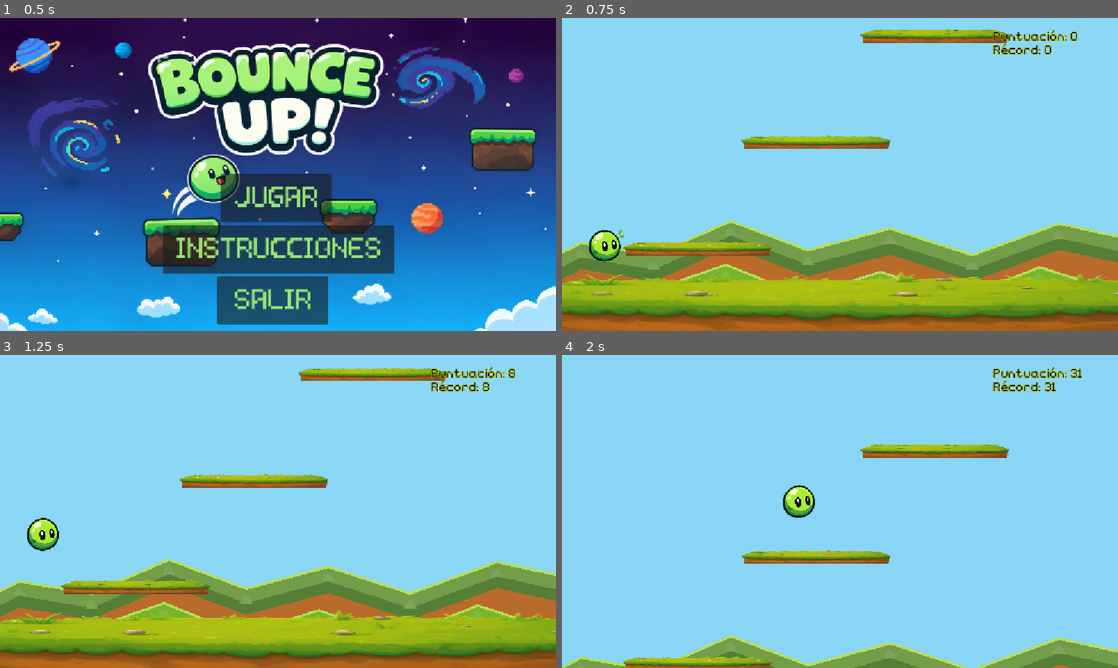
Above: before the commit, frames 1-4 (two rows, left to right).
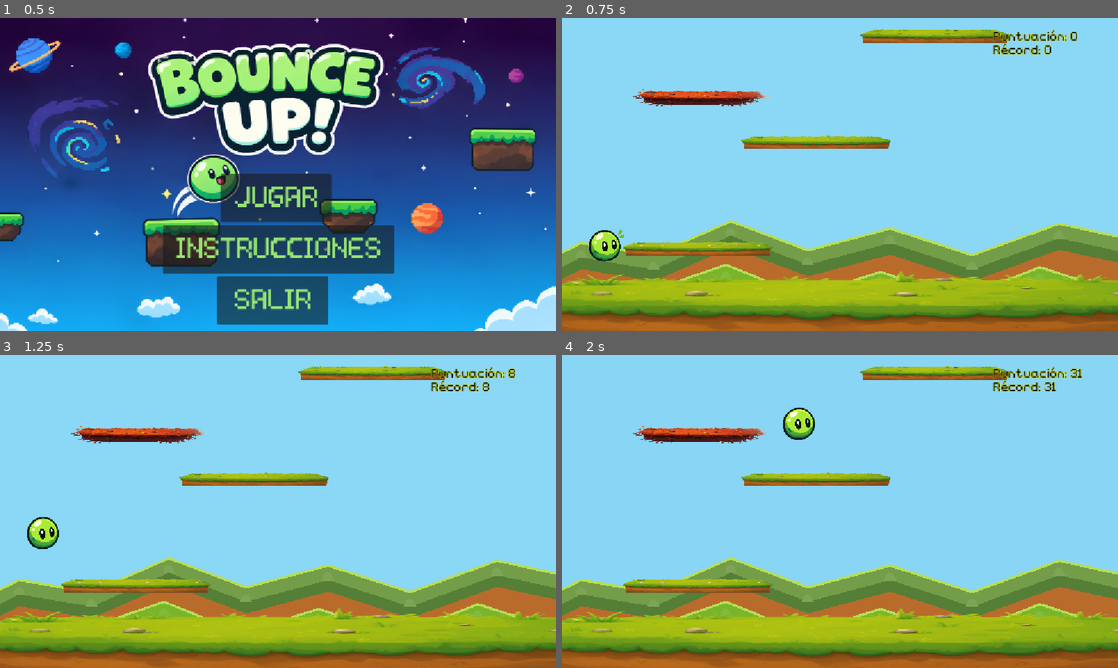
Above: after the commit, the same moments.

Repository: Miranda-511/Bounce-Up-
Game: Godot game, scene res://escenas/menu.tscn
The game is run twice, just before and just after one commit, with the same random seed, the same clock (stepped at 60 frames per second) and the same inputs.
Inputs:
- Up to frame 1 (0.5 s): no input
- Up to frame 2 (0.75 s): click "JUGAR" at 0.5 s
- Up to frame 3 (1.25 s): no input
- Up to frame 4 (2 s): hold Right (ui_right) from 1.28 s (still down)

Frame 1 is identical in both runs. In frame 2, 0.9% of the frame differs, in the area x 12-38%, y 22-29%; in frame 3, 7.5%; in frame 4, 36%, in the area x 0-100%, y 3-100%.

Commit message:
plataformas q desaparencen sin generacion aut

Diff:
--- a/escenas/main.tscn
+++ b/escenas/main.tscn
@@ -4,6 +4,7 @@
 [ext_resource type="PackedScene" uid="uid://bdaevce65k24h" path="res://escenas/background.tscn" id="2_26pgj"]
 [ext_resource type="Script" uid="uid://dqla1yp0keet" path="res://scripts/automaticgenerator.gd" id="3_a8p2b"]
 [ext_resource type="PackedScene" uid="uid://bqijyx2j6xcjs" path="res://escenas/floor.tscn" id="3_dkga6"]
+[ext_resource type="PackedScene" uid="uid://bfvgnttptge2v" path="res://escenas/platform_disappearing.tscn" id="4_o8odp"]
 [ext_resource type="FontFile" uid="uid://c4a6oj1d3qow6" path="res://font/lower-pixel.regular.otf" id="6_a8p2b"]
 [ext_resource type="AudioStream" uid="uid://c847wwhkogxee" path="res://sound/the_mountain-retro-game-593063.mp3" id="10_dg7ii"]
 
@@ -27,6 +28,9 @@
 
 [node name="AutomaticGenerator" type="Node2D" parent="." unique_id=356150963]
 script = ExtResource("3_a8p2b")
+
+[node name="platform_disappearing" parent="." unique_id=547119095 instance=ExtResource("4_o8odp")]
+position = Vector2(-640, -323)
 
 [node name="CanvasLayer" type="CanvasLayer" parent="." unique_id=1286689389]
 
--- /dev/null
+++ b/escenas/platform_disappearing.tscn
@@ -0,0 +1,33 @@
+[gd_scene format=3 uid="uid://bfvgnttptge2v"]
+
+[ext_resource type="Script" uid="uid://suajvieso4qh" path="res://scripts/platform_disappearing.gd" id="1_x6fud"]
+[ext_resource type="Texture2D" uid="uid://feqwaionnvbq" path="res://assets/platform_disappearing.png" id="2_ghllf"]
+
+[sub_resource type="RectangleShape2D" id="RectangleShape2D_eaw6l"]
+size = Vector2(286.9375, 19)
+
+[sub_resource type="RectangleShape2D" id="RectangleShape2D_pv7or"]
+size = Vector2(265, 0.3943367)
+
+[node name="platform_disappearing" type="Node2D" unique_id=547119095]
+script = ExtResource("1_x6fud")
+
+[node name="Sprite2D" type="Sprite2D" parent="." unique_id=1990015952]
+position = Vector2(929.00006, 493.87125)
+scale = Vector2(0.569, 0.16370524)
+texture = ExtResource("2_ghllf")
+
+[node name="StaticBody2D" type="StaticBody2D" parent="." unique_id=1182056072]
+
+[node name="CollisionShape2D" type="CollisionShape2D" parent="StaticBody2D" unique_id=1534437433]
+position = Vector2(929, 493.99997)
+scale = Vector2(0.9208642, 0.9006633)
+shape = SubResource("RectangleShape2D_eaw6l")
+one_way_collision = true
+
+[node name="DetectionArea" type="Area2D" parent="." unique_id=363804157]
+
+[node name="CollisionShape2D" type="CollisionShape2D" parent="DetectionArea" unique_id=874665949]
+position = Vector2(929, 483.4982)
+scale = Vector2(1, 7.598539)
+shape = SubResource("RectangleShape2D_pv7or")
--- a/escenas/player.tscn
+++ b/escenas/player.tscn
@@ -11,7 +11,7 @@
 const JUMP_VELOCITY = -780.0
 const WRAP_MARGIN = 30.0
 
-const CAMERA_SPEED = 1.0
+const CAMERA_SPEED = 0.1
 const CAMERA_TRIGGER = 260.0
 const DEATH_MARGIN = 100.0
 
--- /dev/null
+++ b/scripts/platform_disappearing.gd
@@ -0,0 +1,67 @@
+
+extends Node2D
+
+const BLINK_INTERVAL = 0.12
+const BLINK_TIME = 1.2
+const DISAPPEAR_TIME = 2.5
+
+@onready var sprite: Sprite2D = $Sprite2D
+@onready var collision: CollisionShape2D = $StaticBody2D/CollisionShape2D
+@onready var detection_area: Area2D = $DetectionArea
+@onready var detection_collision: CollisionShape2D = $DetectionArea/CollisionShape2D
+
+var disappearing := false
+var blink_timer := 0.0
+var total_timer := 0.0
+var blink_state := false
+
+
+func _ready():
+	detection_area.body_entered.connect(_on_body_entered)
+
+
+func _process(delta):
+	if not disappearing:
+		return
+
+	blink_timer += delta
+	total_timer += delta
+
+	if blink_timer >= BLINK_INTERVAL:
+		blink_timer = 0.0
+		blink_state = !blink_state
+		sprite.visible = blink_state
+
+	if total_timer >= BLINK_TIME:
+		finish_disappearing()
+
+
+func _on_body_entered(body):
+	if disappearing:
+		return
+
+	if body is CharacterBody2D:
+		if body.velocity.y >= 0:
+			disappearing = true
+			blink_timer = 0.0
+			total_timer = 0.0
+			blink_state = true
+			sprite.visible = true
+
+
+func finish_disappearing():
+	disappearing = false
+
+	sprite.visible = false
+	collision.set_deferred("disabled", true)
+	detection_collision.set_deferred("disabled", true)
+
+	await get_tree().create_timer(DISAPPEAR_TIME).timeout
+
+	sprite.visible = true
+	collision.set_deferred("disabled", false)
+	detection_collision.set_deferred("disabled", false)
+
+	blink_timer = 0.0
+	total_timer = 0.0
+	blink_state = false
Binary file added: assets/platform_disappearing.png
Not shown, added: assets/platform_disappearing.png.import
Not shown, added: scripts/platform_disappearing.gd.uid
